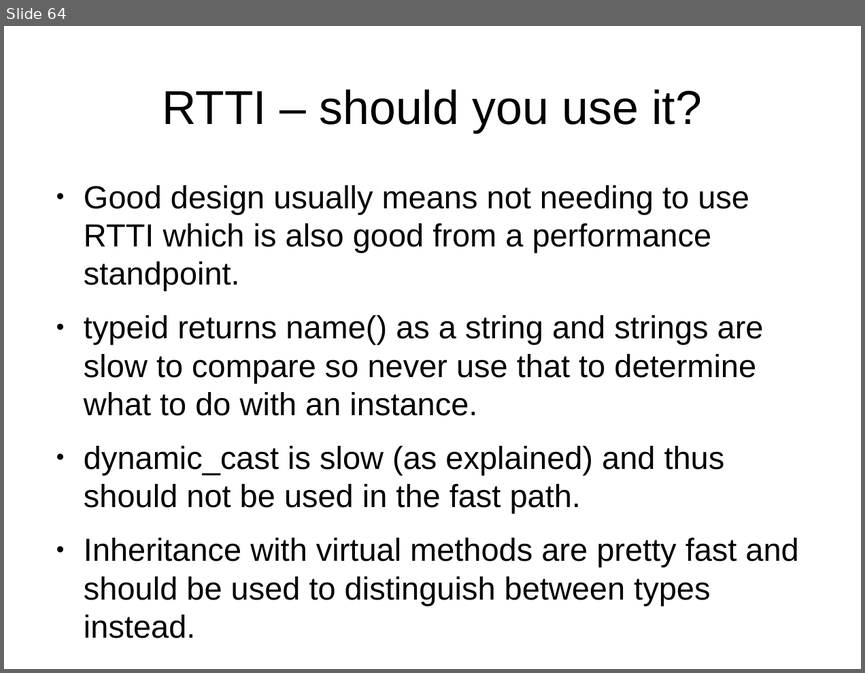
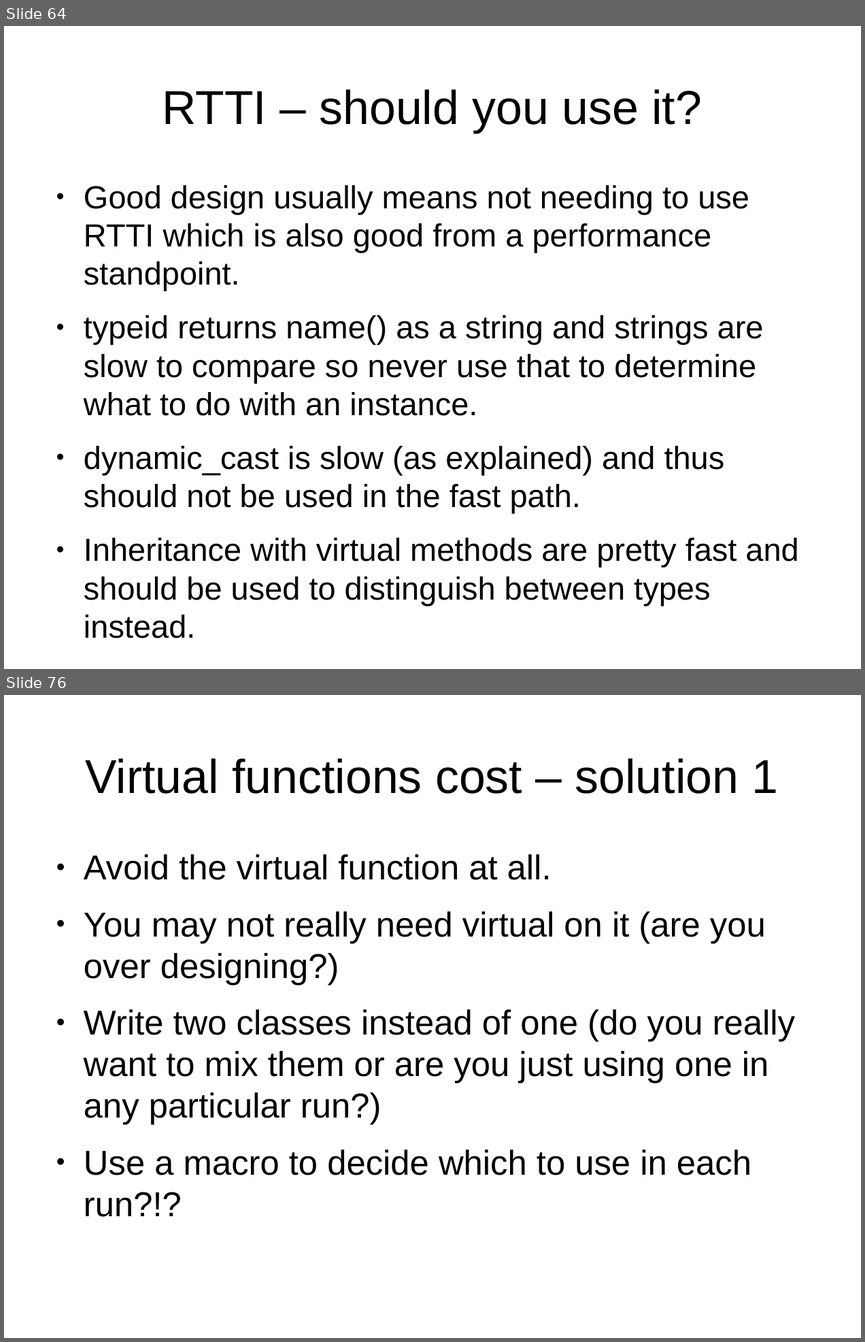
Before and after one commit to veltzer/demos, a slide deck: cpp/multi_core/effective_cplusplus.odp. Shown one above the other, each under a label of ours: slide 64 before the commit, slides 64 and 76 after it; the slides between them are not shown. The pictures are 865x673 and 865x1342 pixels, drawn with LibreOffice and Linux fonts; fonts in the diff are those of the drawing. Boxes give left, top, right and bottom in pixels: in the first picture for what was removed or moved away, otherwise in the second. Text is boxed around its words. In the diff, an @@ line names an element or a change of style, - is before the commit and + after.

```diff
--- a/cpp/multi_core/effective_cplusplus.odp
+++ b/cpp/multi_core/effective_cplusplus.odp
@@ slide 76 added at (4, 695, 861, 1338), background #FFFFFF @@
@@ title added at (86, 758, 779, 794), 44 pt, text #000000 @@
+Virtual functions cost – solution 1
@@ text added at (84, 854, 795, 1217), 32 pt, text #000000 @@
+● Avoid the virtual function at all.
+● You may not really need virtual on it (are you over designing?)
+● Write two classes instead of one (do you really want to mix them or are you just using one in any particular run?)
+● Use a macro to decide which to use in each run?!?
```
Also in this commit, not shown: 12 other slides added, 1 other file.
